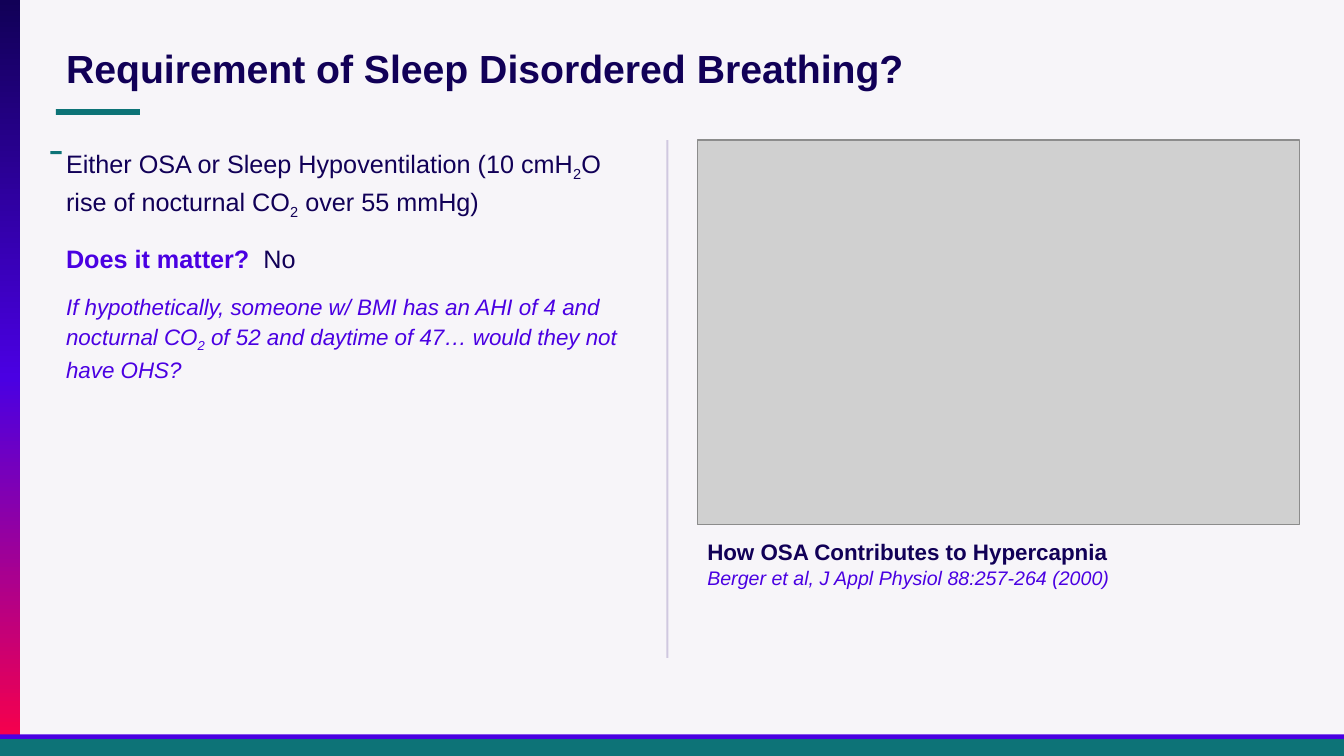
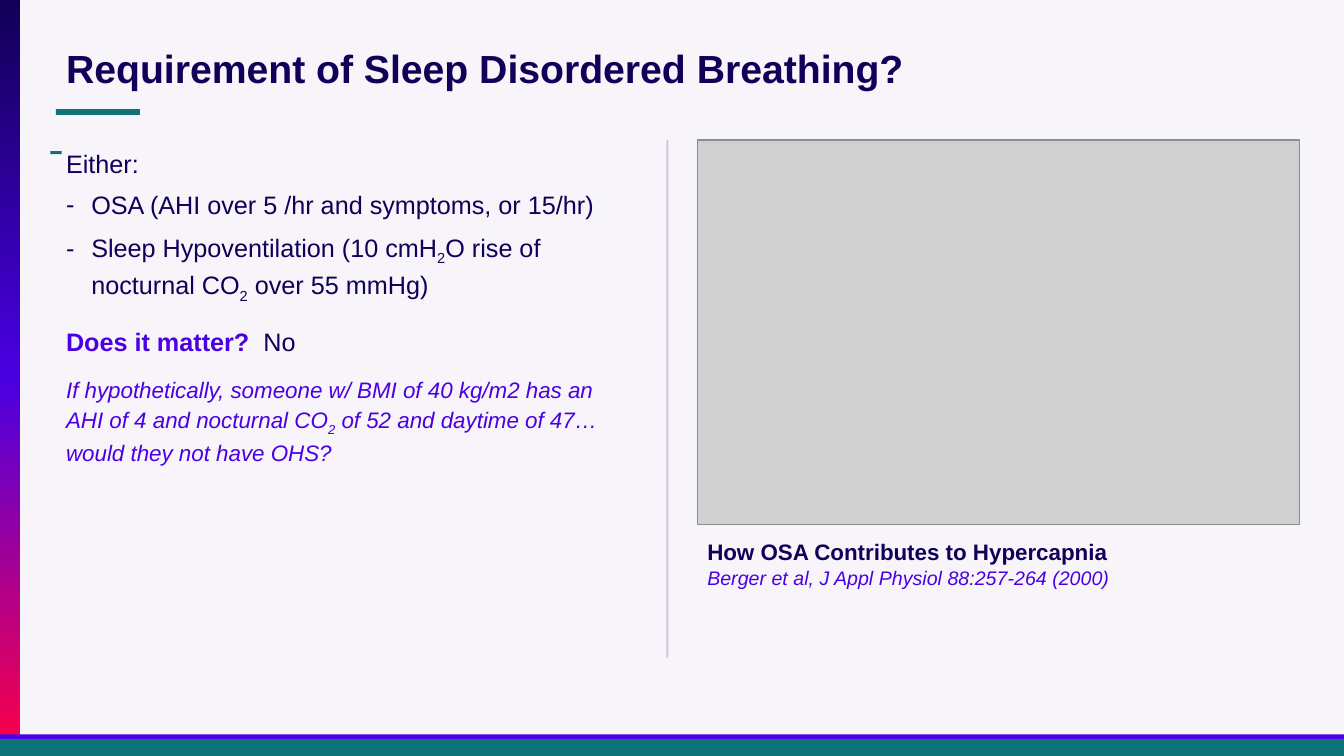
Before and after one commit to reblocke/clinical_talks, a slide deck: slide 4 of archive/Presentations/Locke Utah ACP OHS 2026.pptx. Drawn at 1344x756 pixels with LibreOffice and Linux fonts; fonts in the diff are those of the drawing; grey boxes stand for pictures. Boxes give left, top, right and bottom in pixels: in the first picture for what was removed or moved away, otherwise in the second. Text is boxed around its words. In the diff, an @@ line names an element or a change of style, - is before the commit and + after.

```diff
--- a/archive/Presentations/Locke Utah ACP OHS 2026.pptx
+++ b/archive/Presentations/Locke Utah ACP OHS 2026.pptx
@@ text at [66,154,594,300]: text changed @@
-Either OSA or Sleep Hypoventilation (10 cmH2O rise of nocturnal CO2 over 55 mmHg)
+Either:
+– OSA (AHI over 5 /hr and symptoms, or 15/hr)
+– Sleep Hypoventilation (10 cmH2O rise of nocturnal CO2 over 55 mmHg)
@@ text at [66,381,597,466]: text changed @@
-If hypothetically, someone w/ BMI has an AHI of 4 and nocturnal CO2 of 52 and daytime of 47… would they not have OHS?
+If hypothetically, someone w/ BMI of 40 kg/m2 has an AHI of 4 and nocturnal CO2 of 52 and daytime of 47… would they not have OHS?
```
Also in this commit, not shown: 25 other slides changed, 8 slides added, 7 slides removed.
